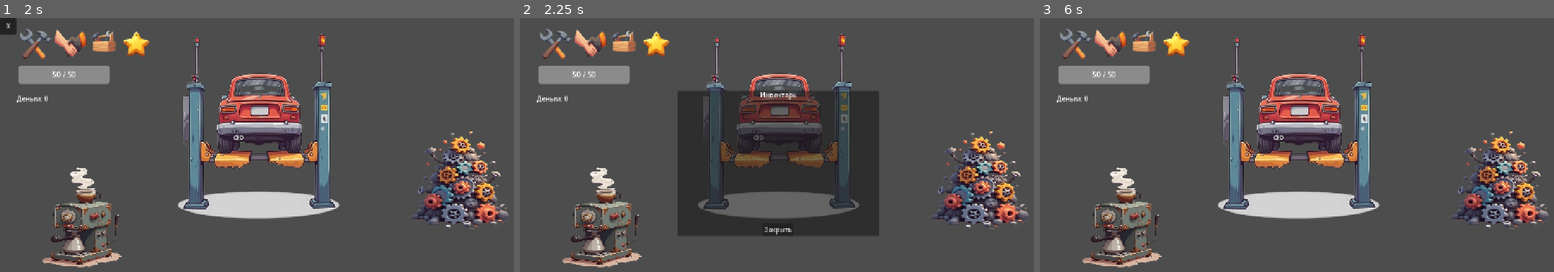
Above: before the commit, frames 1-3 (left to right).
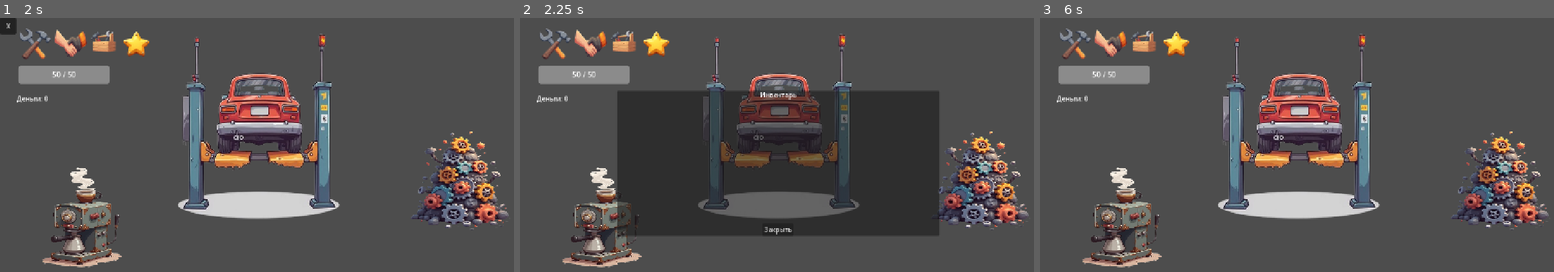
Above: after the commit, the same moments.

Repository: Tulekovich/Garage
Game: Godot game, scene res://scenes/world/main_world.tscn
Two runs of this game, one before a commit and one after it. Both use one fixed random seed, a clock stepped at 60 frames per second and the inputs below.
Inputs (mouse positions are in pixels of both pictures, inside the frame that each line leads up to):
- Up to frame 1 (2 s): click (35, 43) at 0.5 s; click (71, 43) at 1.25 s
- Up to frame 2 (2.25 s): click (622, 43) at 2 s
- Up to frame 3 (6 s): click (1173, 43) at 2.75 s; click (1075, 43) at 3.5 s; click (1111, 43) at 4.25 s; click (1142, 43) at 5 s; click "Закрыть" at 5.75 s

Frame 1 is identical in both runs. In frame 2, 13% of the frame differs, in the area x 18-82%, y 28-87%; in frame 3, nothing differs.

Commit message:
chore(auto-sync): Synchronize local changes

Diff:
--- a/scenes/ui/inventory_ui.tscn
+++ b/scenes/ui/inventory_ui.tscn
@@ -4,6 +4,7 @@
 [ext_resource type="PackedScene" uid="uid://dv8u48k4xiou4" path="res://scenes/ui/components/inventory_slot.tscn" id="2_4h2n7"]
 
 [node name="InventoryUI" type="PanelContainer"]
+custom_minimum_size = Vector2(800, 250)
 anchors_preset = 8
 anchor_left = 0.5
 anchor_top = 0.5
@@ -30,9 +31,9 @@
 layout_mode = 2
 size_flags_vertical = 3
 
-[node name="ItemList" type="VBoxContainer" parent="VBoxContainer/ScrollContainer"]
+[node name="ItemList" type="GridContainer" parent="VBoxContainer/ScrollContainer"]
 layout_mode = 2
-size_flags_horizontal = 3
+columns = 8
 
 [node name="CloseButton" type="Button" parent="VBoxContainer"]
 process_mode = 3
